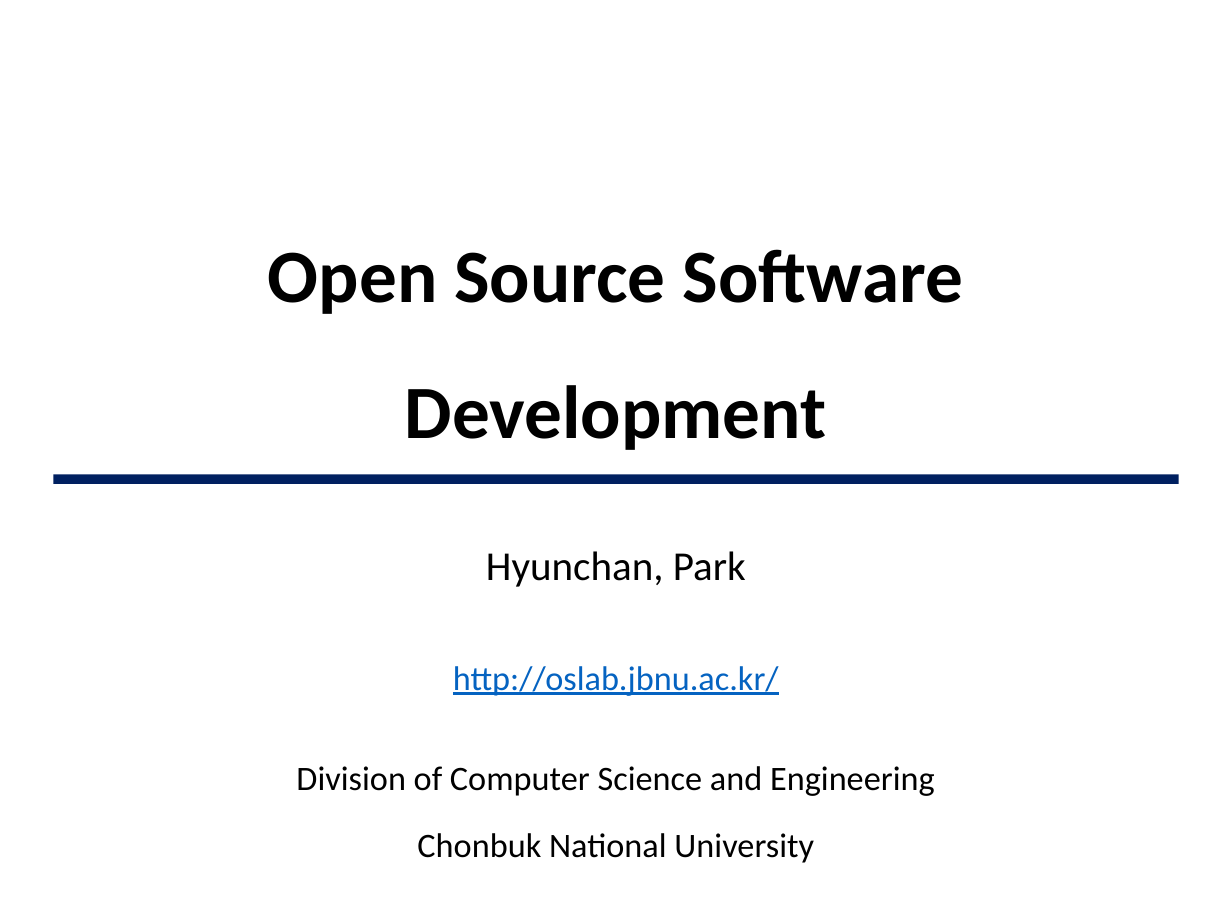
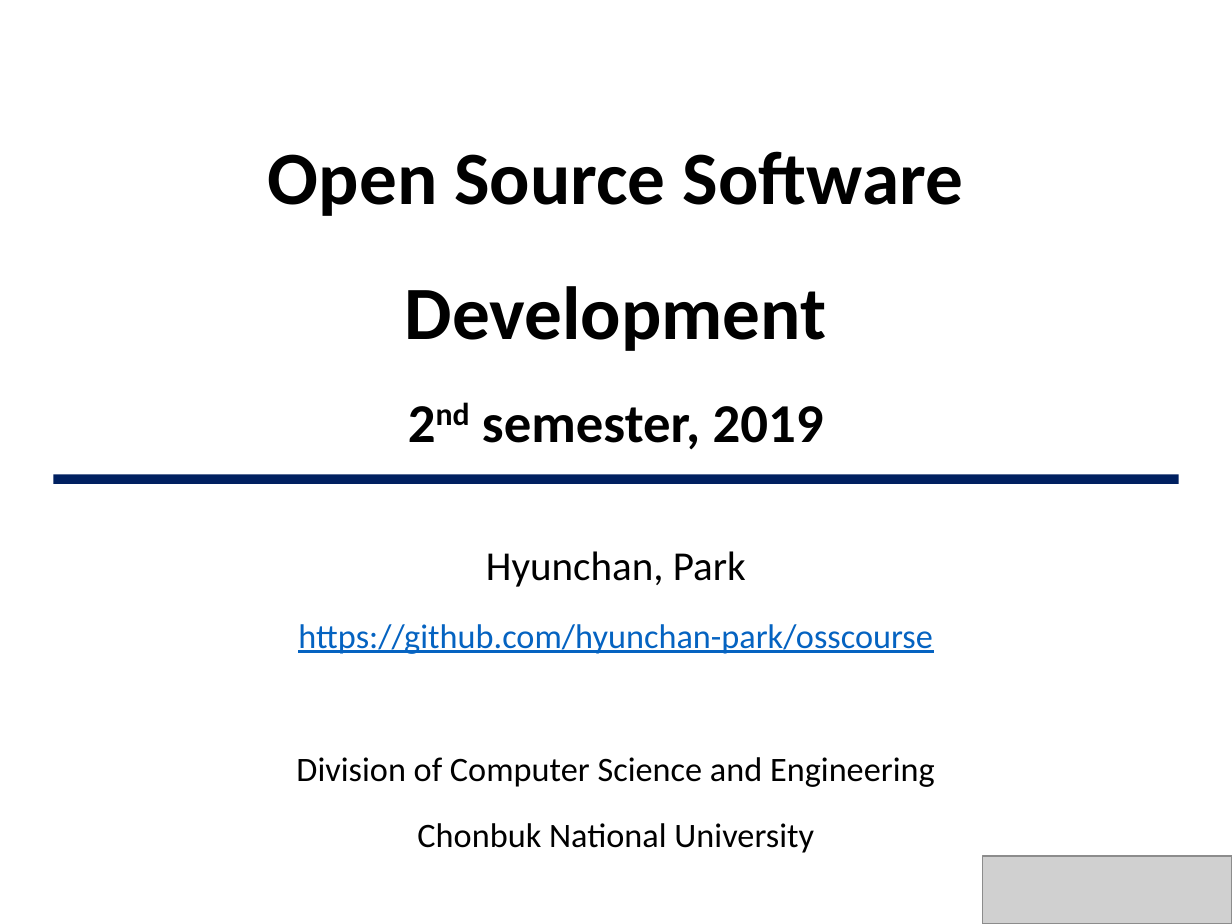
Before and after one commit to JBNU-JEduTools/osscourse, a slide deck: slide 1 of Slides/0. Introduction OSS.pptx. Drawn at 1232x924 pixels with LibreOffice and Linux fonts; fonts in the diff are those of the drawing; grey boxes stand for pictures. Boxes give left, top, right and bottom in pixels: in the first picture for what was removed or moved away, otherwise in the second. Text is boxed around its words. In the diff, an @@ line names an element or a change of style, - is before the commit and + after.

Commit message:
Adding #2 slide, and references

```diff
--- a/Slides/0. Introduction OSS.pptx
+++ b/Slides/0. Introduction OSS.pptx
@@ title at box(268, 151, 963, 450): text changed @@
-Open Source Software Development
+Open Source Software Development
+2nd semester, 2019
@@ subtitle at box(298, 624, 932, 654): text changed @@
-http://oslab.jbnu.ac.kr/
+https://github.com/hyunchan-park/osscourse
@@ picture added at box(983, 856, 1232, 924) @@
```
Also in this commit, not shown: 24 other files.
